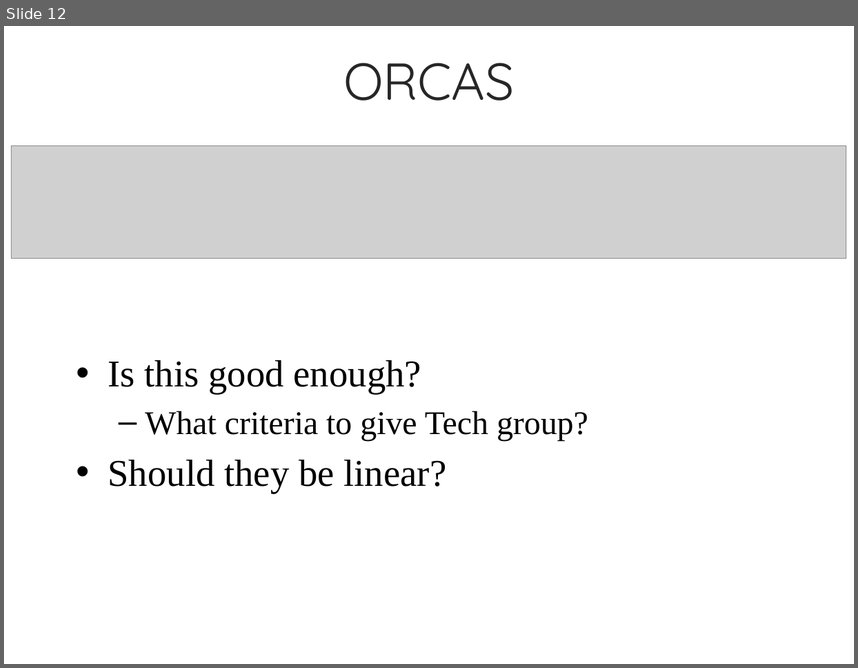
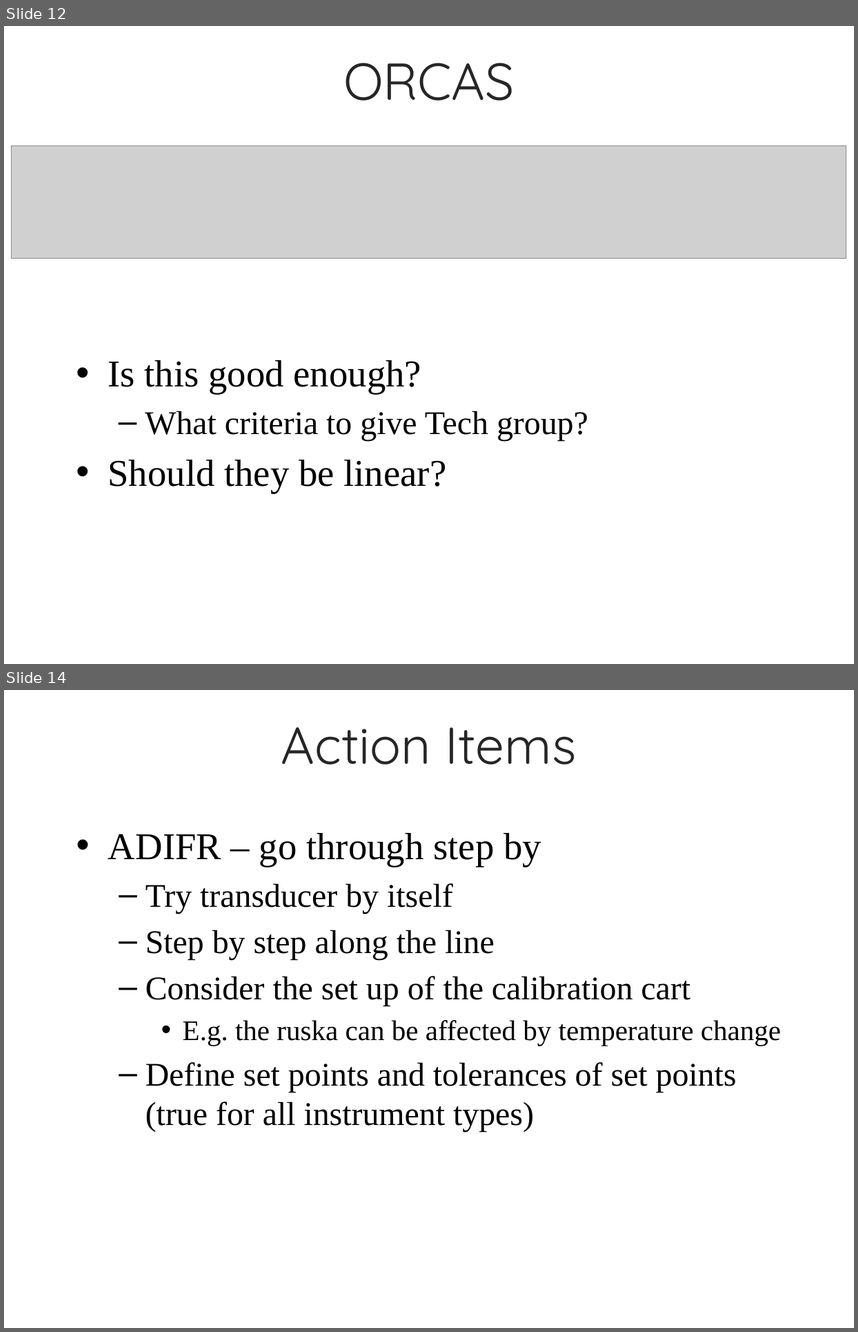
Before and after one commit to NCAR/aircraft_caledit, a slide deck: docs/edit_cal.PMs.201604.pptx. Shown one above the other, each under a label of ours: slide 12 before the commit, slides 12 and 14 after it; the slides between them are not shown. The pictures are 858x668 and 858x1332 pixels, drawn with LibreOffice and Linux fonts; fonts in the diff are those of the drawing; grey boxes stand for pictures; background and template pictures are left out. Boxes give left, top, right and bottom in pixels: in the first picture for what was removed or moved away, otherwise in the second. Text is boxed around its words. In the diff, an @@ line names an element or a change of style, - is before the commit and + after.

```diff
--- a/docs/edit_cal.PMs.201604.pptx
+++ b/docs/edit_cal.PMs.201604.pptx
@@ slide 14 added at [4,690,854,1328], background picture (left out) @@
@@ title added at [281,727,577,765], 44 pt, text #262626 @@
+Action Items
@@ text added at [108,833,781,1132], 28 pt, text #000000 @@
+• ADIFR – go through step by
+  – Try transducer by itself
+  – Step by step along the line
+  – Consider the set up of the calibration cart
+    • E.g. the ruska can be affected by temperature change
+  – Define set points and tolerances of set points (true for all instrument types)
```
Also in this commit, not shown: 1 slide changed, 2 other slides added.
